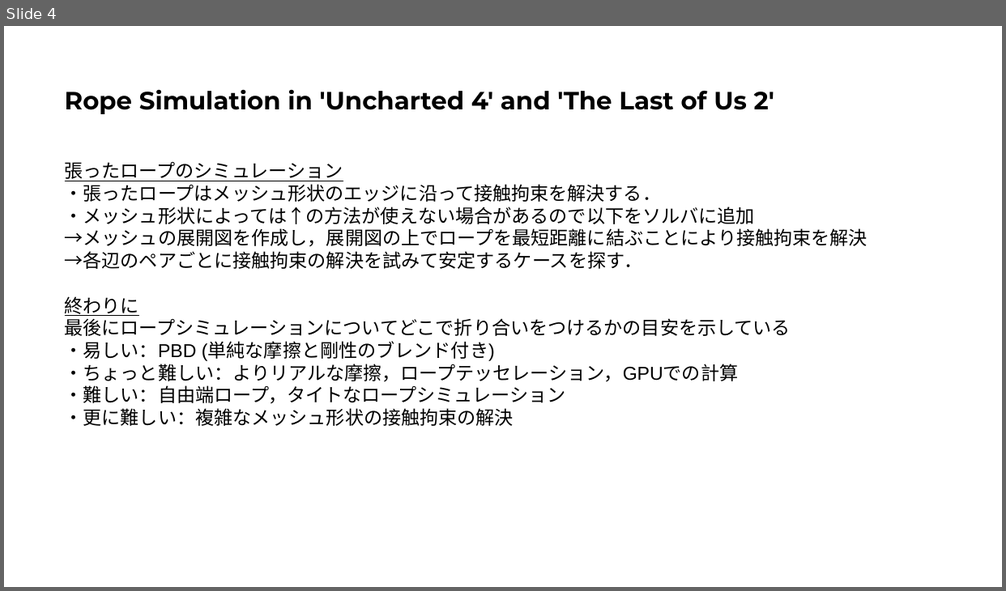
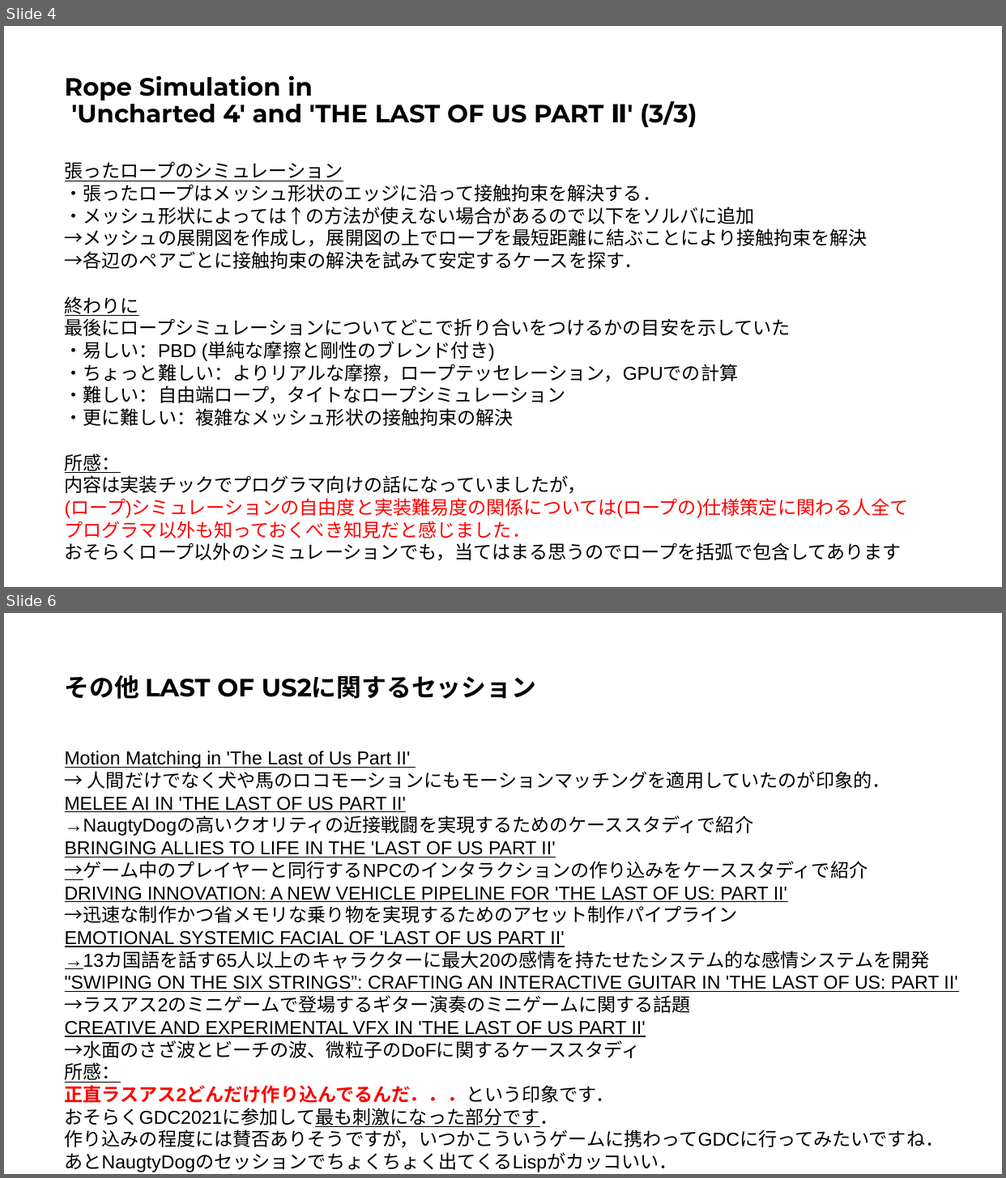
Before and after one commit to IchigoPantsu/test, a slide deck: rope.pptx. Shown one above the other, each under a label of ours: slide 4 before the commit, slides 4 and 6 after it; the slides between them are not shown. The pictures are 1006x591 and 1006x1178 pixels, drawn with LibreOffice and Linux fonts; fonts in the diff are those of the drawing. Boxes give left, top, right and bottom in pixels: in the first picture for what was removed or moved away, otherwise in the second. Text is boxed around its words. In the diff, an @@ line names an element or a change of style, - is before the commit and + after.

```diff
--- a/rope.pptx
+++ b/rope.pptx
@@ slide 6 added at <box>4,613,1002,1174</box>, background #FFFFFF @@
@@ title added at <box>65,675,536,699</box>, 24 pt, text #000000, bold @@
+その他 LAST OF US2に関するセッション
@@ text added at <box>65,751,957,1173</box>, 18 pt, text #000000 @@
+Motion Matching in 'The Last of Us Part II'
+→ 人間だけでなく犬や馬のロコモーションにもモーションマッチングを適用していたのが印象的．
+MELEE AI IN 'THE LAST OF US PART II'
+→NaugtyDogの高いクオリティの近接戦闘を実現するためのケーススタディで紹介
+BRINGING ALLIES TO LIFE IN THE 'LAST OF US PART II'
+→ゲーム中のプレイヤーと同行するNPCのインタラクションの作り込みをケーススタディで紹介
+DRIVING INNOVATION: A NEW VEHICLE PIPELINE FOR 'THE LAST OF US: PART II'
+→迅速な制作かつ省メモリな乗り物を実現するためのアセット制作パイプライン
+EMOTIONAL SYSTEMIC FACIAL OF 'LAST OF US PART II'
+→13カ国語を話す65人以上のキャラクターに最大20の感情を持たせたシステム的な感情システムを開発
+"SWIPING ON THE SIX STRINGS”: CRAFTING AN INTERACTIVE GUITAR IN 'THE LAST OF US: PART II'
+→ラスアス2のミニゲームで登場するギター演奏のミニゲームに関する話題
+CREATIVE AND EXPERIMENTAL VFX IN 'THE LAST OF US PART II'
+→水面のさざ波とビーチの波、微粒子のDoFに関するケーススタディ
+所感：
+正直ラスアス2どんだけ作り込んでるんだ．．．という印象です．
+おそらくGDC2021に参加して最も刺激になった部分です．
+作り込みの程度には賛否ありそうですが，いつかこういうゲームに携わってGDCに行ってみたいですね．
+あとNaugtyDogのセッションでちょくちょく出てくるLispがカッコいい．
@@ slide 4 changed as well @@
@@ title at <box>65,75,697,128</box>: text changed @@
-Rope Simulation in 'Uncharted 4' and 'The Last of Us 2'
+Rope Simulation in
+'Uncharted 4' and 'THE LAST OF US PART Ⅱ' (3/3)
@@ text at <box>65,318,791,336</box>: text changed @@
-最後にロープシミュレーションについてどこで折り合いをつけるかの目安を示している
+最後にロープシミュレーションについてどこで折り合いをつけるかの目安を示していた
@@ text at <box>65,454,909,561</box>: paragraphs added @@
+所感：
+内容は実装チックでプログラマ向けの話になっていましたが，
+(ロープ)シミュレーションの自由度と実装難易度の関係については(ロープの)仕様策定に関わる人全て
+プログラマ以外も知っておくべき知見だと感じました．
+おそらくロープ以外のシミュレーションでも，当てはまる思うのでロープを括弧で包含してあります
```
Also in this commit, not shown: 2 other slides changed, 15 other slides added.
